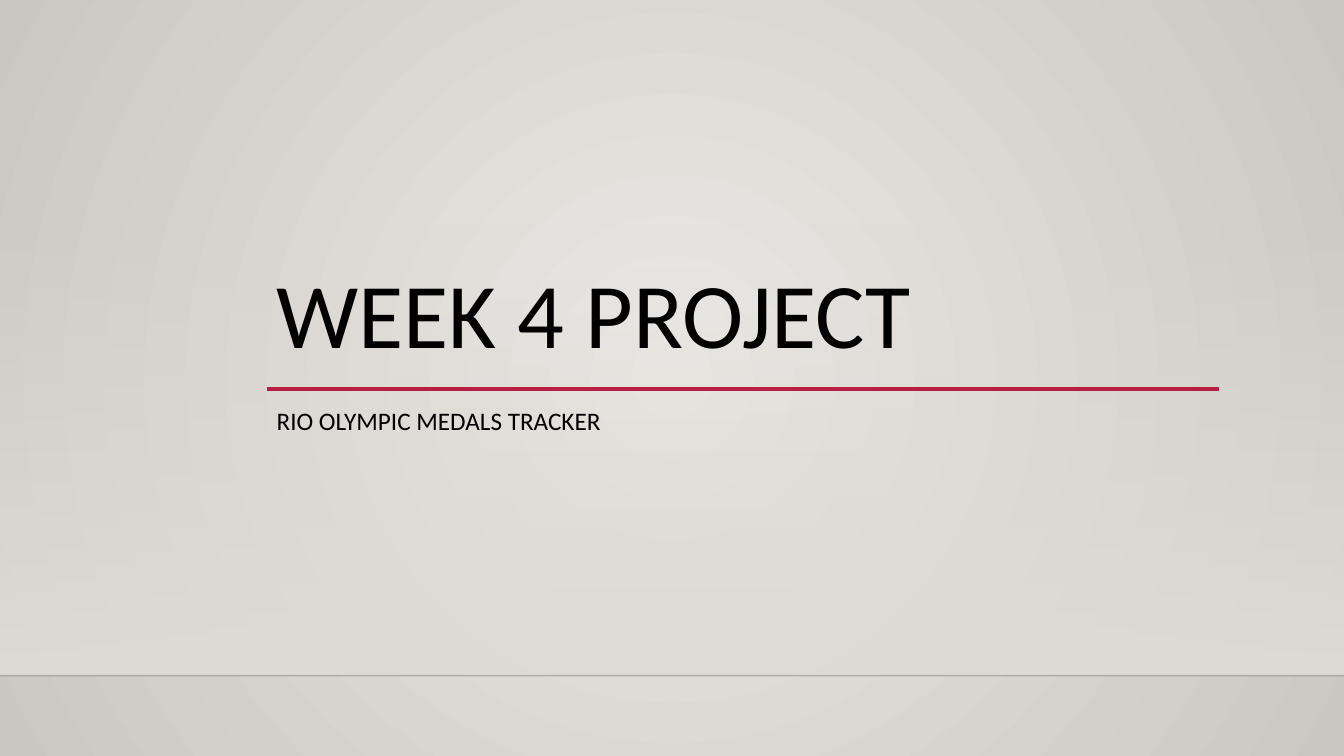
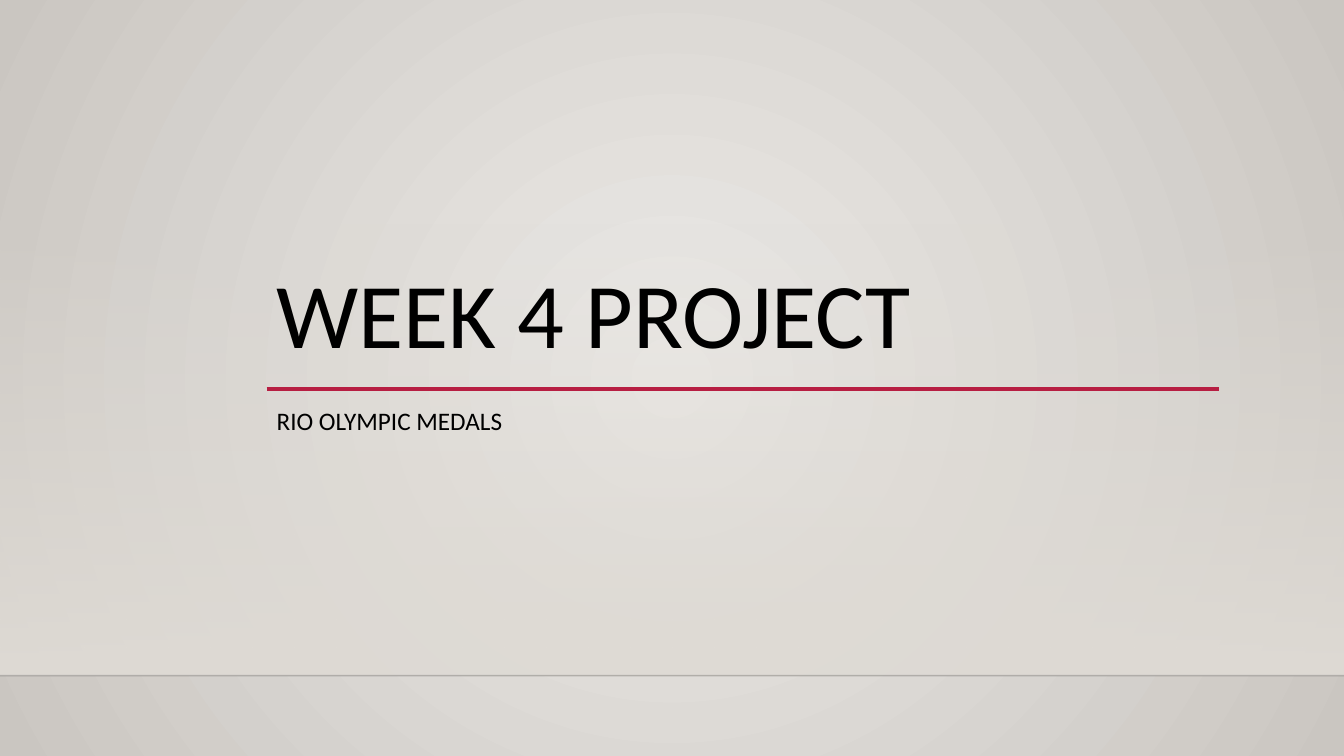
Before and after one commit to davidmorrison1981/week4_project, a slide deck: slide 1 of documentation/Week4_project.pptx. Drawn at 1344x756 pixels with LibreOffice and Linux fonts; fonts in the diff are those of the drawing; background and template pictures are left out. Boxes give left, top, right and bottom in pixels: in the first picture for what was removed or moved away, otherwise in the second. Text is boxed around its words. In the diff, an @@ line names an element or a change of style, - is before the commit and + after.

```diff
--- a/documentation/Week4_project.pptx
+++ b/documentation/Week4_project.pptx
@@ subtitle at box(277, 413, 502, 430): text changed @@
-RIO OLYMPIC MEDALS TRACKER
+RIO OLYMPIC MEDALS
```
Also in this commit, not shown: 3 other slides changed, 1 slide added, 1 slide removed, 7 other files.
